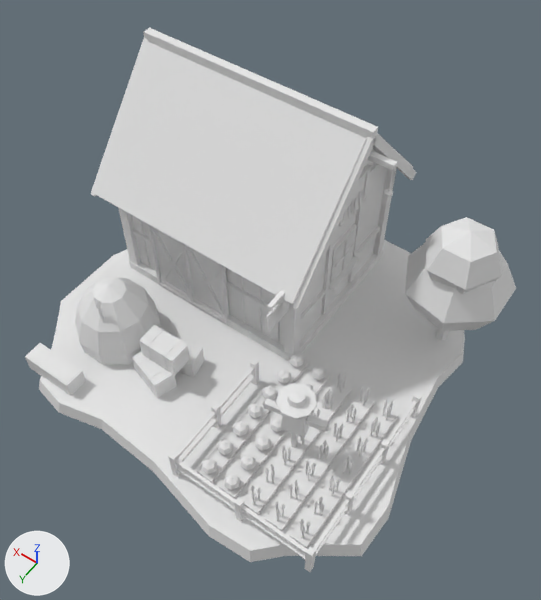
An edit to the FBX model Assets/Village/Models/Village_House_Farming.fbx, drawn before and after from the same camera.
One viewpoint serves both versions: a 50 mm camera at (-6.45, 8.55, 15.43) aimed at (-0.4, 0.08, 2.12). Lighting does not change. The marker at lower left points along +X, +Y and +Z. The first picture is the older version. Where no turn or scale is listed for an object, it has been applied to the vertices.

In view in the first picture: 'Village_House_Farming'.
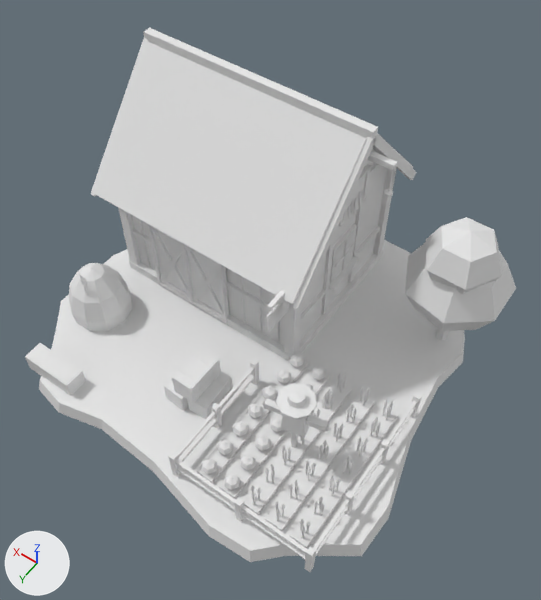
Boxes (x1, y1, x2, y2) around the edits, measured in the pictures (541 x 600 px; the box of a moved part takes in the faces that stretch with it):
part 1 of me_village_house_farming, moved or reshaped: before (98, 309, 103, 322); after (83, 285, 88, 297)
part 2 of me_village_house_farming, moved or reshaped: before (177, 338, 204, 378); after (187, 371, 233, 419)
part 3 of me_village_house_farming, moved or reshaped: before (182, 343, 194, 375); after (215, 378, 227, 395)
part 4 of me_village_house_farming, moved or reshaped: before (132, 351, 177, 398); after (164, 379, 188, 411)
part 5 of me_village_house_farming, moved or reshaped: before (139, 325, 190, 375); after (172, 347, 221, 404)
part 6 of me_village_house_farming, moved or reshaped: before (163, 339, 180, 371); after (193, 354, 215, 381)
part 7 of me_village_house_farming, moved or reshaped: before (146, 329, 164, 360); after (178, 369, 201, 396)
part 8 of me_village_house_farming, moved or reshaped: before (75, 277, 161, 365); after (69, 263, 132, 331)

What the commit changed:
me_village_house_farming has 2515 vertices, 2229 faces and spans x -4.87..5.05, y -4.91..4.5, z -0.9..5.94.
me_village_house_farming is used by ob_village_house_farming; location (0.0, 0.0, 0.0).
me_village_house_farming part 1: the loose piece of 8 vertices spanning x 2.48..2.82, y 2.32..2.58, z -0.01..1.76 is scaled about its middle by (0.773, 0.718, 0.857), then moved by (0.98, -0.46, -0.12).
me_village_house_farming part 2: the loose piece of 8 vertices spanning x 0.66..1.74, y 1.23..1.97, z 0.0..0.6 is turned 81.4 degrees about the z axis through its middle, then moved by (-1.25, 0.4, 0.0).
me_village_house_farming part 3: the loose piece of 8 vertices spanning x 0.87..1.04, y 1.27..1.83, z -0.01..0.61 is turned 81.4 degrees about the z axis through its middle, then moved by (-0.99, 0.2, 0.0).
me_village_house_farming part 4: the loose piece of 8 vertices spanning x 0.84..1.96, y 1.89..2.71, z 0.0..0.6 is turned 103.1 degrees about the z axis through its middle, then moved by (-0.88, -0.2, 0.0).
me_village_house_farming part 5: the loose piece of 8 vertices spanning x 0.8..1.8, y 1.68..2.23, z 0.6..1.2 is turned 90 degrees about the z axis through its middle, then moved by (-1.05, 0.1, 0.0).
me_village_house_farming part 6: the loose piece of 8 vertices spanning x 1.02..1.07, y 1.67..2.24, z 0.59..1.21 is turned 90 degrees about the z axis through its middle, then moved by (-0.8, -0.15, 0.0).
me_village_house_farming part 7: the loose piece of 8 vertices spanning x 1.52..1.57, y 1.67..2.24, z 0.59..1.21 is turned 90 degrees about the z axis through its middle, then moved by (-1.3, 0.35, 0.0).
me_village_house_farming part 8: 41 of 2515 vertices moved; they spanned x 1.95..4.05, y 0.8..2.8, z -0.1..1.9 and now span x 3.11..4.69, y 0.75..2.25, z -0.1..1.65; mean shift (0.9, -0.3, -0.12); largest move (2.15, 2.42, 0.5) -> (3.26, 1.96, 0.45).
